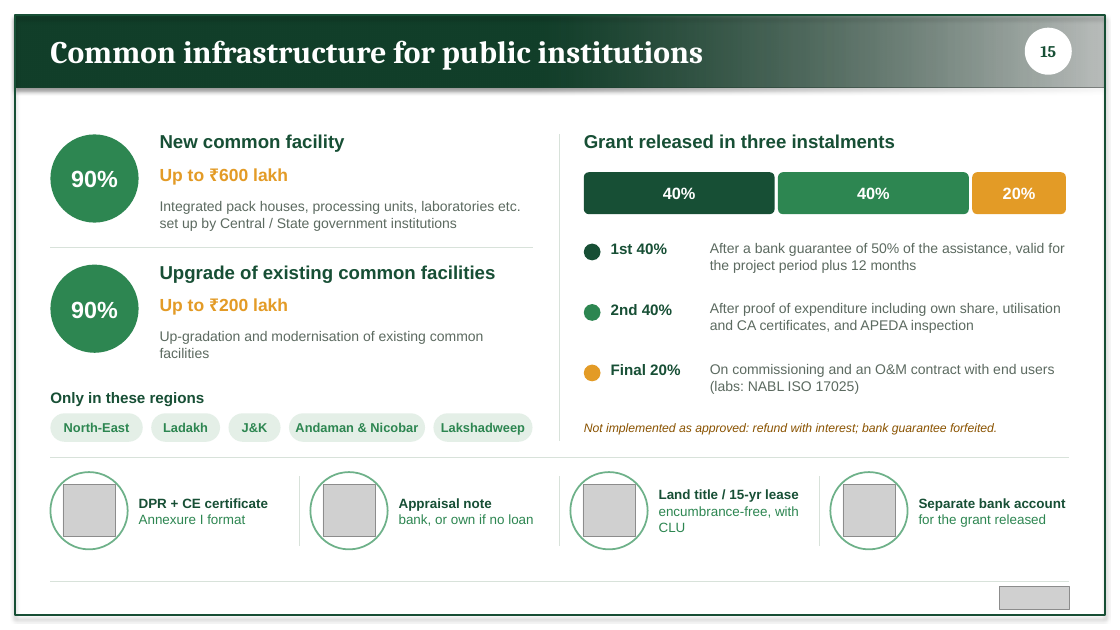
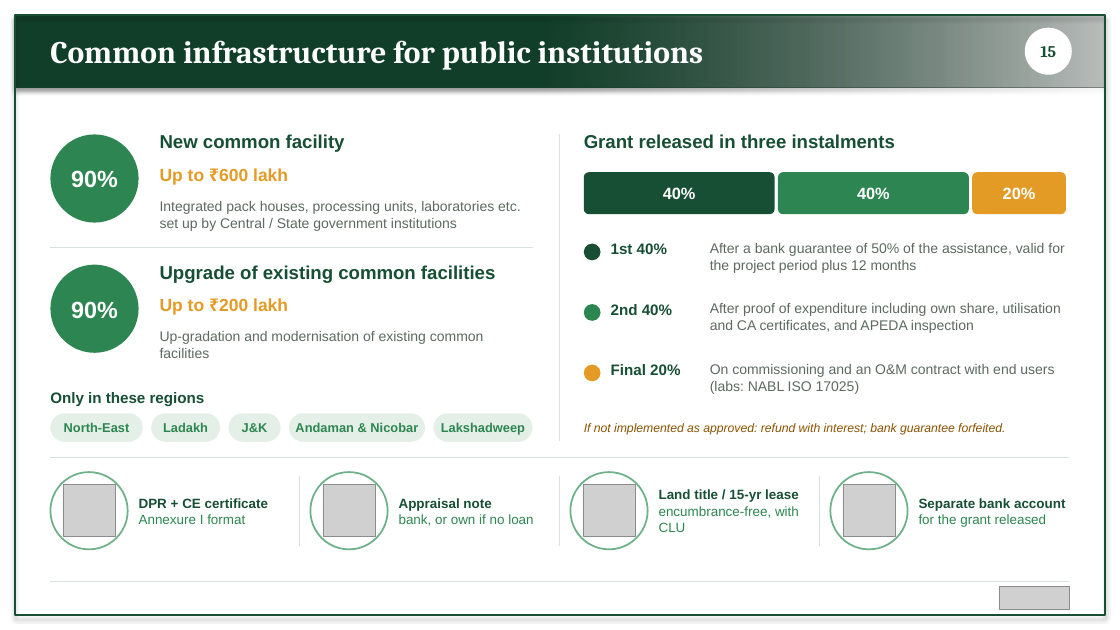
Before and after one commit to BantheFox012/FM, a slide deck: slide 15 of APEDA_BKNY.pptx. Drawn at 1120x630 pixels with LibreOffice and Linux fonts; fonts in the diff are those of the drawing; grey boxes stand for pictures. Boxes give left, top, right and bottom in pixels: in the first picture for what was removed or moved away, otherwise in the second. Text is boxed around its words. In the diff, an @@ line names an element or a change of style, - is before the commit and + after.

```diff
--- a/APEDA_BKNY.pptx
+++ b/APEDA_BKNY.pptx
@@ text at (584, 423, 1005, 435): text changed @@
-Not implemented as approved: refund with interest; bank guarantee forfeited.
+If not implemented as approved: refund with interest; bank guarantee forfeited.
```
Also in this commit, not shown: 7 other slides changed.
